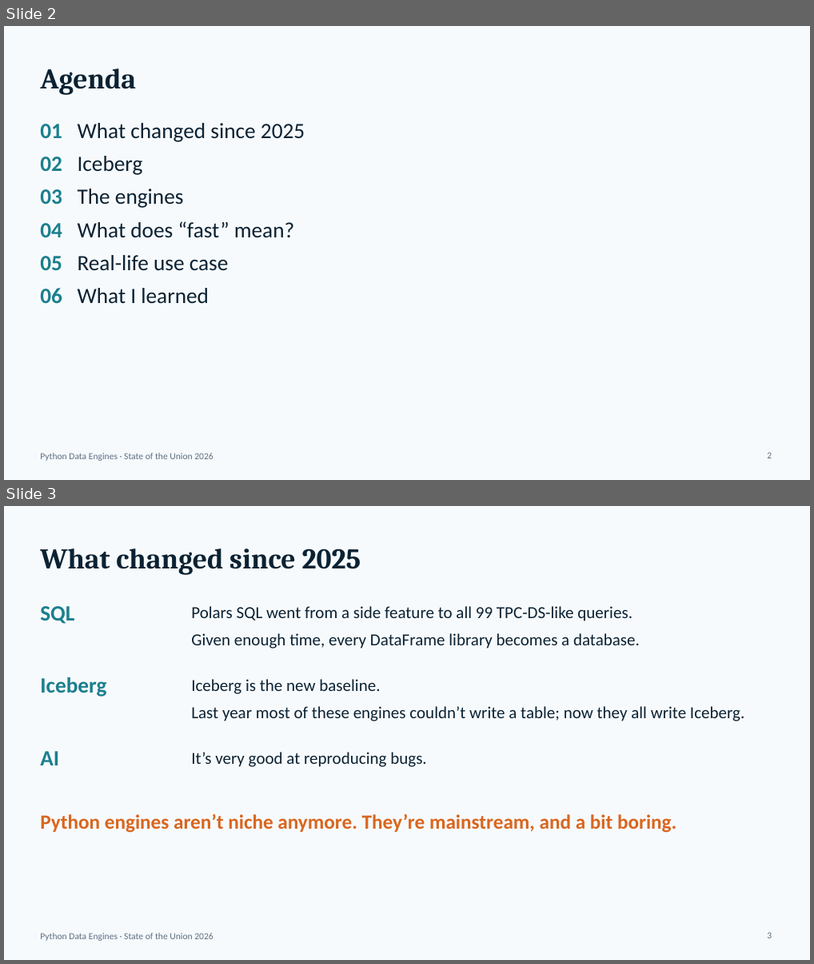
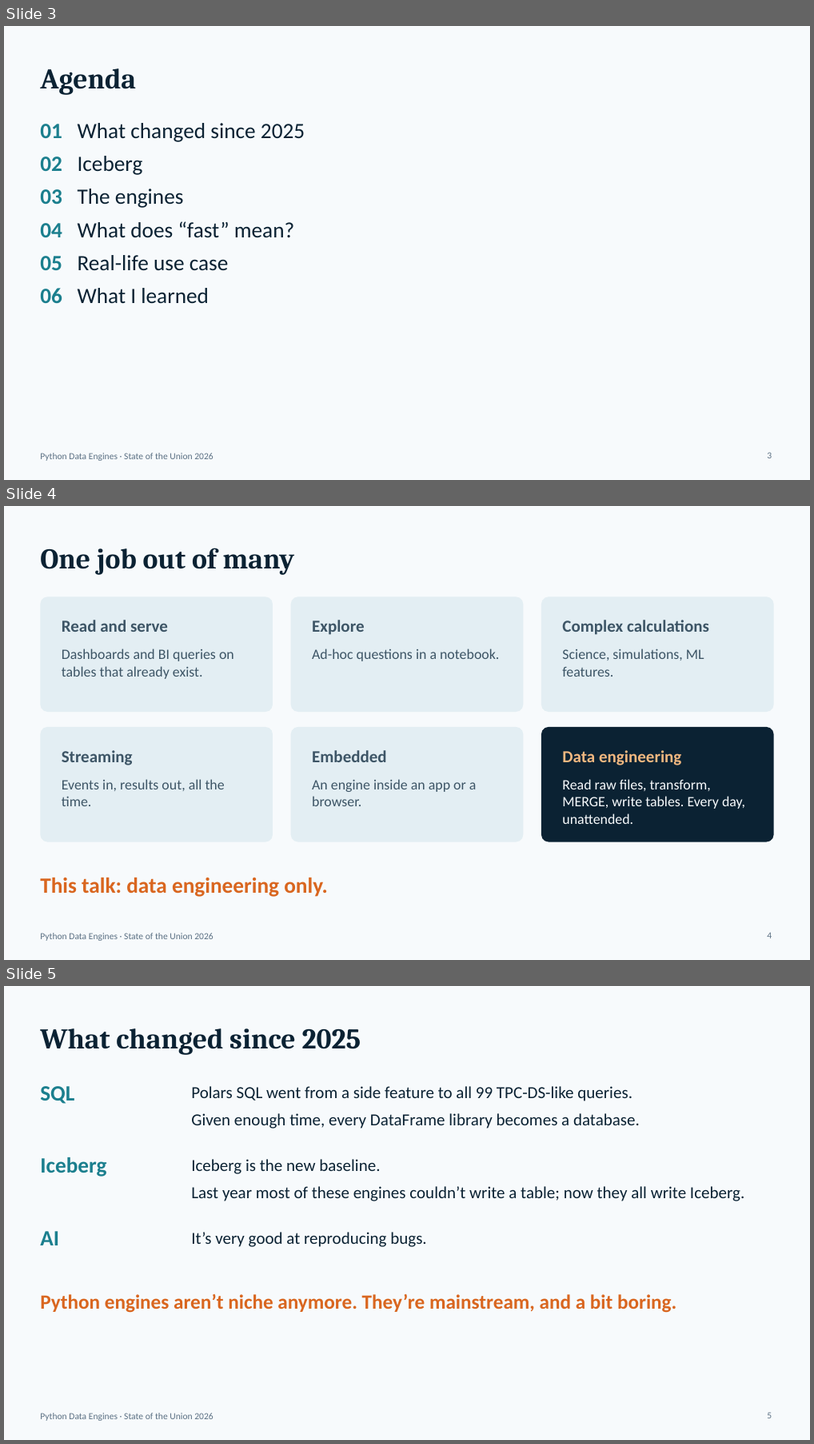
Before and after one commit to djouallah/presentations, a slide deck: python-engine/state-of-the-union-python-engines-2026.pptx. Shown one above the other, each under a label of ours: slides 2 and 3 before the commit, slides 3, 4 and 5 after it. The pictures are 814x964 and 814x1444 pixels, drawn with LibreOffice and Linux fonts; fonts in the diff are those of the drawing. Boxes give left, top, right and bottom in pixels: in the first picture for what was removed or moved away, otherwise in the second. Text is boxed around its words. In the diff, an @@ line names an element or a change of style, - is before the commit and + after.

```diff
--- a/python-engine/state-of-the-union-python-engines-2026.pptx
+++ b/python-engine/state-of-the-union-python-engines-2026.pptx
@@ slide 4 added at (x1=4, y1=506, x2=810, y2=960), background #F7FAFC; not listed: 1 template element that a slide beside it also shows @@
@@ title added at (x1=40, y1=548, x2=294, y2=575), 34 pt, text #0B2233, bold @@
+One job out of many
@@ rounded rectangle added at (x1=40, y1=596, x2=273, y2=712), fill #E3EEF3 @@
@@ rounded rectangle added at (x1=290, y1=596, x2=523, y2=712), fill #E3EEF3 @@
@@ rounded rectangle added at (x1=542, y1=596, x2=774, y2=712), fill #E3EEF3 @@
@@ text added at (x1=62, y1=620, x2=168, y2=632), 20 pt, text #3D5566, bold @@
+Read and serve
@@ text added at (x1=312, y1=620, x2=364, y2=635), 20 pt, text #3D5566, bold @@
+Explore
@@ text added at (x1=562, y1=620, x2=710, y2=635), 20 pt, text #3D5566, bold @@
+Complex calculations
@@ text added at (x1=62, y1=648, x2=234, y2=679), 17 pt, text #3D5566 @@
+Dashboards and BI queries on tables that already exist.
@@ text added at (x1=312, y1=648, x2=499, y2=661), 17 pt, text #3D5566 @@
+Ad-hoc questions in a notebook.
@@ text added at (x1=562, y1=648, x2=705, y2=676), 17 pt, text #3D5566 @@
+Science, simulations, ML features.
@@ rounded rectangle added at (x1=40, y1=727, x2=273, y2=842), fill #E3EEF3 @@
@@ rounded rectangle added at (x1=290, y1=727, x2=523, y2=842), fill #E3EEF3 @@
@@ rounded rectangle added at (x1=542, y1=727, x2=774, y2=842), fill #0B2233 @@
@@ text added at (x1=62, y1=750, x2=133, y2=765), 20 pt, text #3D5566, bold @@
+Streaming
@@ text added at (x1=312, y1=750, x2=387, y2=762), 20 pt, text #3D5566, bold @@
+Embedded
@@ text added at (x1=562, y1=750, x2=682, y2=765), 20 pt, text #F2B880, bold @@
+Data engineering
@@ text added at (x1=62, y1=779, x2=225, y2=806), 17 pt, text #3D5566 @@
+Events in, results out, all the time.
@@ text added at (x1=312, y1=779, x2=477, y2=806), 17 pt, text #3D5566 @@
+An engine inside an app or a browser.
@@ text added at (x1=562, y1=779, x2=746, y2=824), 17 pt, text #F7FAFC @@
+Read raw files, transform, MERGE, write tables. Every day, unattended.
@@ text added at (x1=40, y1=877, x2=328, y2=896), 26 pt, text #D9661F, bold @@
+This talk: data engineering only.
@@ page number added at (x1=767, y1=932, x2=772, y2=938), 11 pt, text #5B7083 @@
+4
@@ what was slide 2 is now slide 3 @@
@@ what was slide 3 is now slide 5 @@
@@ page number at (x1=767, y1=1412, x2=772, y2=1418): text changed @@
-3
+5
```
Also in this commit, not shown: 2 slides changed, 5 other slides added, 8 other files.
